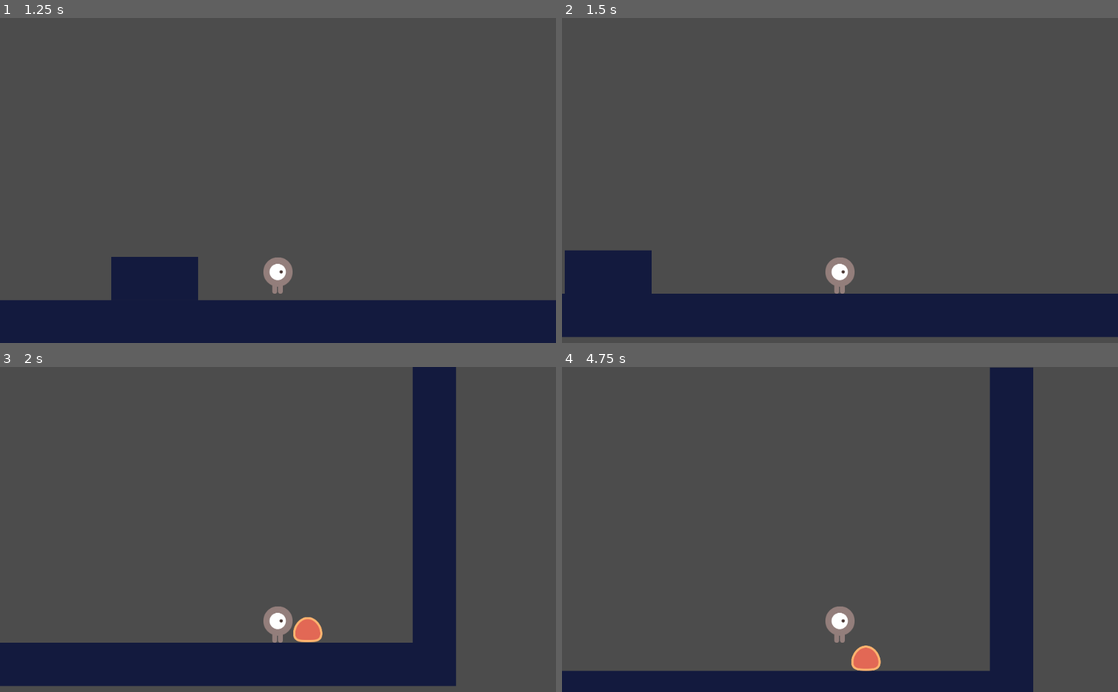
Above: before the commit, frames 1-4 (two rows, left to right).
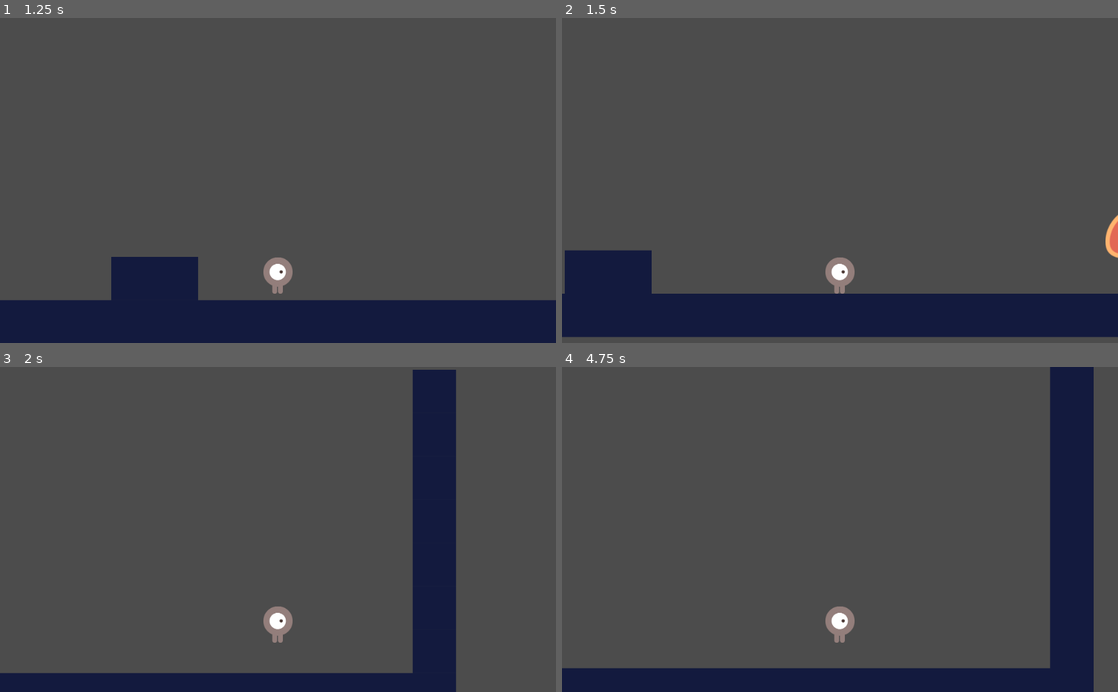
Above: after the commit, the same moments.

Repository: MichelleFuncke/test-games
Game: Godot game, scene res://src/Levels/LevelTemplate.tscn
Same seed, same stepped clock (60 frames per second), same inputs: the game is played once before the commit and once after it.
Inputs:
- Up to frame 1 (1.25 s): hold D (move_right) from 0.53 s (still down); tap W (jump) at 0.77 s
- Up to frame 2 (1.5 s): keep holding D (move_right)
- Up to frame 3 (2 s): keep holding D (move_right); tap W (jump) at 1.52 s
- Up to frame 4 (4.75 s): release D (move_right) at 2.03 s; hold A (move_left) 2.03-2.78 s; hold D (move_right) 2.78-4.28 s; tap W (jump) at 3.02, 3.77, 4.52 s; hold A (move_left) from 4.28 s (still down)

Frame 1 is identical in both runs. In frame 2, 0.2% of the frame differs, in the area x 97-100%, y 60-74%; in frame 3, 9.0%; in frame 4, 16%, in the area x 0-96%, y 0-100%.

Commit message:
Enemies can die but the player can't which doesn't make sense

Diff:
--- a/basic-platformer/src/Actors/Enemy.gd
+++ b/basic-platformer/src/Actors/Enemy.gd
@@ -5,6 +5,14 @@
 	set_physics_process(false) # This will make sure the enemy only starts moving once it becomes part of the view
 	_velocity.x = -speed.x
 
+
+func _on_StompDetector_body_entered(body: PhysicsBody2D) -> void:
+	if body.global_position.y > get_node("StompDetector").global_position.y:
+		return
+	get_node("CollisionShape2D").disabled = true
+	queue_free()
+
+
 func _physics_process(delta: float) -> void:
 	_velocity.y += gravity * delta
 	if is_on_wall():
--- a/basic-platformer/src/Actors/Enemy.tscn
+++ b/basic-platformer/src/Actors/Enemy.tscn
@@ -12,7 +12,10 @@
 } ]
 
 [sub_resource type="RectangleShape2D" id=2]
-extents = Vector2( 23.1806, 16.0011 )
+extents = Vector2( 41.9875, 32.4265 )
+
+[sub_resource type="RectangleShape2D" id=3]
+extents = Vector2( 56.6934, 6.25839 )
 
 [node name="Enemy" type="KinematicBody2D"]
 collision_layer = 2
@@ -20,17 +23,26 @@
 script = ExtResource( 1 )
 
 [node name="AnimatedSprite" type="AnimatedSprite" parent="."]
-scale = Vector2( 0.5, 0.5 )
 frames = SubResource( 1 )
 animation = "right"
 
 [node name="CollisionShape2D" type="CollisionShape2D" parent="."]
-position = Vector2( 0, 7.65903 )
+position = Vector2( -1.26775, 14.7584 )
 shape = SubResource( 2 )
 
 [node name="VisibilityEnabler2D" type="VisibilityEnabler2D" parent="."]
-position = Vector2( -0.253542, -1.72413 )
-scale = Vector2( 0.462476, 0.624747 )
+position = Vector2( 1.42157e-05, 3.24543 )
+scale = Vector2( 0.974645, 1.09635 )
 rect = Rect2( -50, -10, 100, 50 )
 process_parent = true
 physics_process_parent = true
+
+[node name="StompDetector" type="Area2D" parent="."]
+modulate = Color( 0.137255, 0.109804, 1, 1 )
+position = Vector2( 0, -7.35293 )
+collision_layer = 2
+
+[node name="CollisionShape2D" type="CollisionShape2D" parent="StompDetector"]
+position = Vector2( -0.253555, -16.4807 )
+shape = SubResource( 3 )
+[connection signal="body_entered" from="StompDetector" to="." method="_on_StompDetector_body_entered"]
--- a/basic-platformer/src/Actors/Player.gd
+++ b/basic-platformer/src/Actors/Player.gd
@@ -1,5 +1,13 @@
 extends Actor
 
+
+export var stomp_impulse: = 1000.0
+
+func _on_EnemyDetector_area_entered(area: Area2D) -> void:
+	_velocity = calculate_stomp_velocity(_velocity, stomp_impulse)
+
+func _on_EnemyDetector_body_entered(body: PhysicsBody2D) -> void:
+	queue_free()
 
 func _physics_process(delta: float) -> void:
 	var is_jump_interrupted: = Input.is_action_just_released("jump") and _velocity.y < 0.0
@@ -28,3 +36,12 @@
 	if is_jump_interrupted: # Jump is now modulated by how long you press jump
 		out.y = 0.0
 	return out
+
+
+func calculate_stomp_velocity(
+		linear_velocity: Vector2,
+		impulse: float
+	) -> Vector2:
+	var out: = linear_velocity
+	out.y = -impulse
+	return out
--- a/basic-platformer/src/Actors/Player.tscn
+++ b/basic-platformer/src/Actors/Player.tscn
@@ -15,6 +15,10 @@
 [sub_resource type="CapsuleShape2D" id=2]
 radius = 26.5654
 height = 14.3577
+
+[sub_resource type="CapsuleShape2D" id=3]
+radius = 25.9547
+height = 16.58
 
 [node name="Player" type="KinematicBody2D"]
 collision_mask = 8
@@ -33,3 +37,15 @@
 [node name="Camera2D" type="Camera2D" parent="."]
 position = Vector2( 0, -175.545 )
 current = true
+
+[node name="EnemyDetector" type="Area2D" parent="."]
+monitorable = false
+collision_layer = 0
+collision_mask = 2
+
+[node name="CollisionShape2D" type="CollisionShape2D" parent="EnemyDetector"]
+modulate = Color( 0.403922, 0.384314, 1, 1 )
+position = Vector2( 0, -7.62939e-06 )
+shape = SubResource( 3 )
+[connection signal="area_entered" from="EnemyDetector" to="." method="_on_EnemyDetector_area_entered"]
+[connection signal="body_entered" from="EnemyDetector" to="." method="_on_EnemyDetector_body_entered"]
Not shown: 1 places in basic-platformer/src/Actors/Enemy.tscn that only renumber resources
Not shown: 1 places in basic-platformer/src/Actors/Player.tscn that only renumber resources
